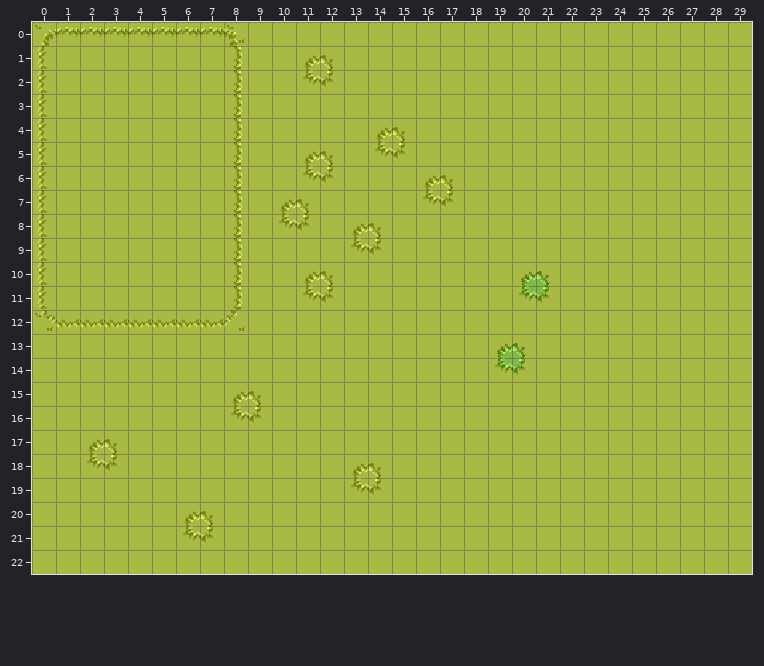
One commit to this Tiled map: editables/test.tmx. The picture above is the old version.
Cells are 16x16 px. Shown: x 0..29, y 0..22.
After the commit:
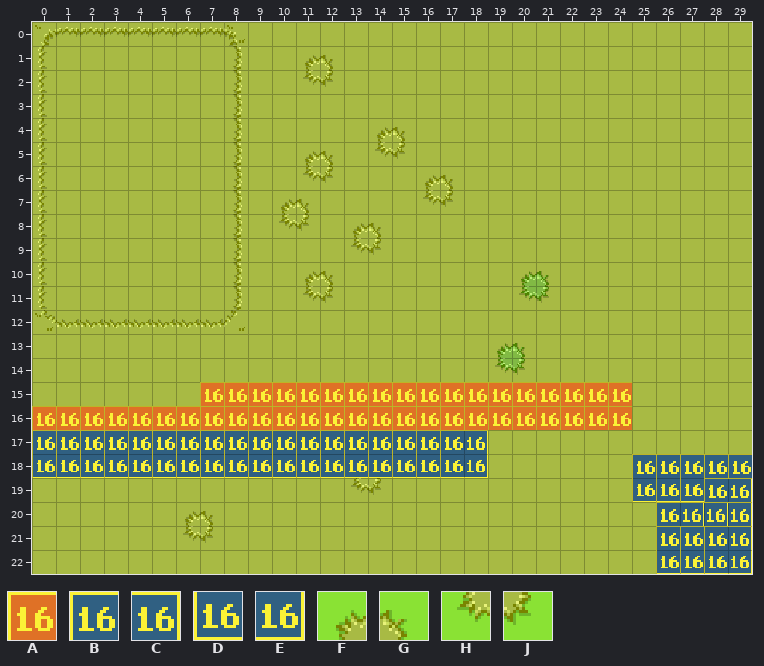
Key: from "debug_tiles": A 0, B 2, C 3, D 18, E 19, F 36, G 37, H 52, J 53.
_ is an empty cell.
The exact change:
Layer "tiles":
The author changed tile F to tile A in row 15 at x 8.
The author changed tile G to tile A in row 15 at x 9.
The author changed tile H to tile A in row 16 at x 8.
The author changed tile J to tile A in row 16 at x 9.
Tile A now appears in row 15 at x 7 and 10 to 24; in row 16 at x 0 to 7 and 10 to 24.
The author changed tile F to tile B in row 17 at x 2.
The author changed tile G to tile B in row 17 at x 3.
Tile B now appears in row 17 at x 0 to 1 and 4 to 17; in row 18 at x 25 to 29; in row 19 at x 28; in row 20 at x 26; in row 21 at x 26 to 28.
Tile C now appears in row 17 at x 18; in row 19 at x 29; in row 20 at x 27 to 29; in row 21 at x 29.
The author changed tile F to tile D in row 18 at x 13.
The author changed tile G to tile D in row 18 at x 14.
The author changed tile H to tile D in row 18 at x 2.
The author changed tile J to tile D in row 18 at x 3.
Tile D now appears in row 18 at x 0 to 1, 4 to 12 and 15 to 17; in row 19 at x 25 to 27; in row 22 at x 26 to 28.
Tile E now appears in row 18 at x 18; in row 22 at x 29.
Pixel boxes of the changes (left, top, right, bottom) in both pictures:
changed: (32, 382, 632, 478)
added: (632, 454, 752, 574)
